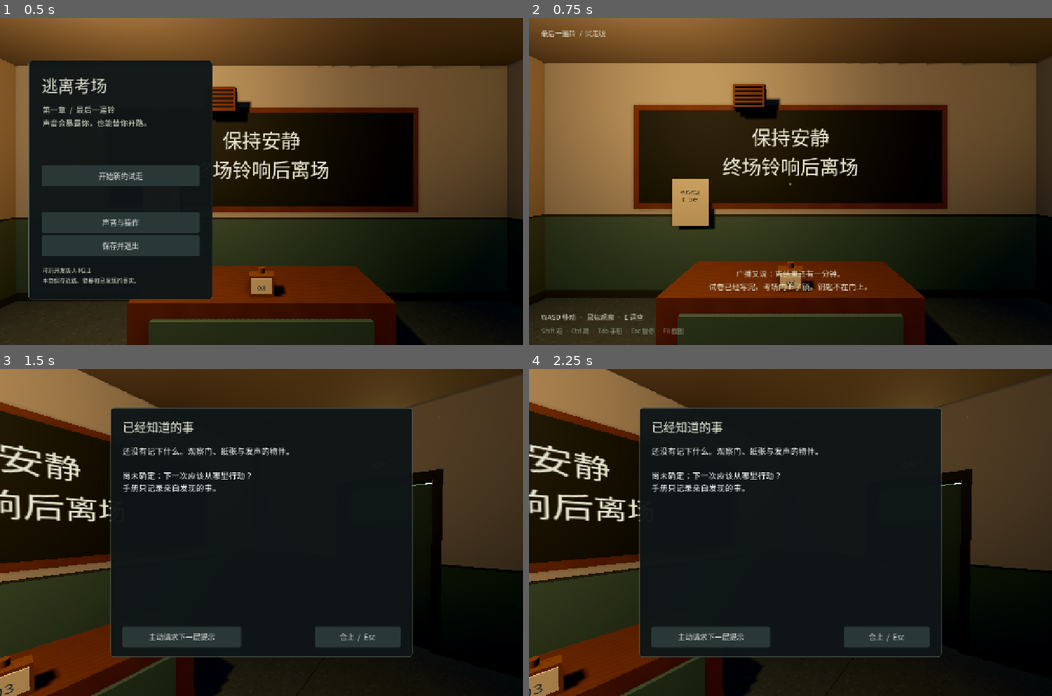
Above: before the commit, frames 1-4 (two rows, left to right).
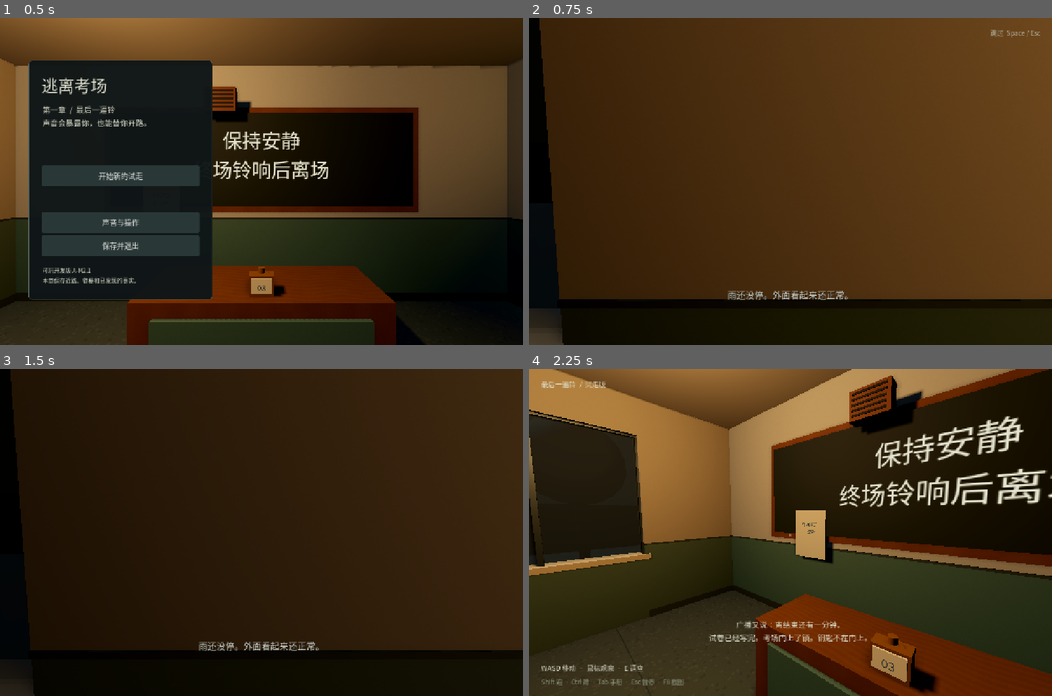
Above: after the commit, the same moments.

Repository: fangfangzhouhang/gta-style-unity-prototype
Game: Godot game, scene res://scenes/chapters/chapter_01.tscn
Two runs of this game, one before a commit and one after it. Both use one fixed random seed, a clock stepped at 60 frames per second and the inputs below. Sound files missing from this copy of the repository are replaced by a short silence.
Inputs (mouse positions are in pixels of both pictures, inside the frame that each line leads up to):
- Up to frame 1 (0.5 s): no input
- Up to frame 2 (0.75 s): click "开始新的试走" at 0.5 s
- Up to frame 3 (1.5 s): tap Enter at 1.25 s; move the mouse to (287, 532) at 1.27 s; hold W (forward) from 1.28 s (still down); hold Tab (journal) from 1.28 s (still down)
- Up to frame 4 (2.25 s): tap Space at 1.52, 1.82 s; click (816, 532) at 1.55 s; move the mouse to (685, 548) at 2.02 s; release W (forward) at 2.03 s; release Tab (journal) at 2.03 s; hold S (back) from 2.03 s (still down); click (685, 548) at 2.1 s

Frame 1 is identical in both runs. In frame 2, 72% of the frame differs, in the area x 0-100%, y 0-100%; in frame 3, 59%; in frame 4, 74%.

Commit message:
feat(godot): prologue skip skeleton 《还没响的铃》→ B0
Default-play P01–P09 cinematic with finalized plot VO subtitles;
any-time Skip fades into B0 classroom observation start. test_mode
skips cinematic for acceptance. No bell, Alert stays hidden.

Diff:
--- a/EscapeExamGodot/scenes/ui/hud.tscn
+++ b/EscapeExamGodot/scenes/ui/hud.tscn
@@ -432,3 +432,57 @@
 offset_bottom = 218
 theme = SubResource("r4")
 text = "保留并返回"
+
+[node name="PrologueLayer" type="Control" parent="."]
+visible = false
+anchors_preset = 15
+anchor_right = 1.0
+anchor_bottom = 1.0
+grow_horizontal = 2
+grow_vertical = 2
+mouse_filter = 2
+
+[node name="Fade" type="ColorRect" parent="PrologueLayer"]
+anchors_preset = 15
+anchor_right = 1.0
+anchor_bottom = 1.0
+grow_horizontal = 2
+grow_vertical = 2
+mouse_filter = 2
+color = Color(0, 0, 0, 0)
+
+[node name="VO" type="Label" parent="PrologueLayer"]
+anchors_preset = 12
+anchor_top = 1.0
+anchor_right = 1.0
+anchor_bottom = 1.0
+offset_left = 120.0
+offset_top = -140.0
+offset_right = -120.0
+offset_bottom = -48.0
+grow_horizontal = 2
+grow_vertical = 0
+theme = SubResource("r4")
+theme_override_colors/font_color = Color(0.9, 0.91, 0.86, 0.95)
+theme_override_colors/font_shadow_color = Color(0, 0, 0, 0.75)
+theme_override_constants/shadow_offset_x = 1
+theme_override_constants/shadow_offset_y = 1
+theme_override_font_sizes/font_size = 22
+text = ""
+horizontal_alignment = 1
+autowrap_mode = 2
+
+[node name="SkipHint" type="Label" parent="PrologueLayer"]
+anchors_preset = 1
+anchor_left = 1.0
+anchor_right = 1.0
+offset_left = -280.0
+offset_top = 24.0
+offset_right = -28.0
+offset_bottom = 56.0
+grow_horizontal = 0
+theme = SubResource("r4")
+theme_override_colors/font_color = Color(0.75, 0.78, 0.72, 0.85)
+theme_override_font_sizes/font_size = 16
+text = "跳过  Space / Esc"
+horizontal_alignment = 2
--- a/EscapeExamGodot/scripts/systems/game.gd
+++ b/EscapeExamGodot/scripts/systems/game.gd
@@ -22,6 +22,8 @@
 var view_fov := 78.0
 var sound_captions := true
 var test_mode := false
+var prologue = null
+var skip_prologue_once := false
 var events: Array[Dictionary] = []
 var previous_mode := "pause"
 var build_id := "A-M2.1"
@@ -76,7 +78,9 @@
 		capture()
 		get_viewport().set_input_as_handled()
 	elif event.is_action_pressed("pause_game"):
-		if mode == "game": set_mode("pause")
+		if mode == "prologue":
+			skip_prologue()
+		elif mode == "game": set_mode("pause")
 		elif mode == "pause": set_mode("game")
 		elif mode in ["journal", "reading", "settings"]:
 			if mode == "settings": save_settings()
@@ -95,7 +99,7 @@
 
 func set_mode(next: String) -> void:
 	mode = next
-	get_tree().paused = next != "game"
+	get_tree().paused = next not in ["game", "prologue"]
 	Input.mouse_mode = Input.MOUSE_MODE_CAPTURED if next == "game" and not test_mode else Input.MOUSE_MODE_VISIBLE
 	if is_instance_valid(ui): ui.show_mode(next)
 
@@ -123,10 +127,57 @@
 	world.reset_world()
 	if is_instance_valid(Ambience):
 		Ambience.reset_audio_state()
+	save_progress()
+	trace("new_run")
+	# Acceptance / bake: skip cinematic and enter B0 immediately.
+	if test_mode or skip_prologue_once:
+		skip_prologue_once = false
+		enter_b0(false)
+		return
+	_ensure_prologue()
+	set_mode("prologue")
+	if not prologue.finished.is_connected(_on_prologue_finished):
+		prologue.finished.connect(_on_prologue_finished, CONNECT_ONE_SHOT)
+	prologue.begin()
+
+func enter_b0(from_prologue := true) -> void:
+	## B0 开场观察窗：教室出生点可玩；不响铃、不重开 Alert。
+	if is_instance_valid(player):
+		player.teleport_to(get_spawn(), 0)
+		if is_instance_valid(player.camera):
+			player.camera.current = true
+			player.camera.fov = view_fov
+	apply_teacher_presence_from_progress()
+	# Ensure ExamTimer is idle (never ring on prologue exit).
+	if is_instance_valid(timer) and timer.has_method("reset_timer"):
+		timer.reset_timer()
 	set_mode("game")
-	ui.toast("广播又说：离结束还有一分钟。\n试卷已经写完。考场门上了锁。钥匙不在门上。", 7.0)
-	save_progress()
-	trace("new_run")
+	if is_instance_valid(ui):
+		ui.toast("广播又说：离结束还有一分钟。\n试卷已经写完。考场门上了锁。钥匙不在门上。", 7.0)
+	trace("enter_b0", {"from_prologue": from_prologue})
+
+func _ensure_prologue() -> void:
+	if is_instance_valid(prologue):
+		return
+	if is_instance_valid(world) and world.has_node("Prologue"):
+		prologue = world.get_node("Prologue")
+		return
+	var script := load("res://scripts/systems/prologue.gd")
+	prologue = Node3D.new()
+	prologue.name = "Prologue"
+	prologue.set_script(script)
+	if is_instance_valid(world):
+		world.add_child(prologue)
+	else:
+		add_child(prologue)
+
+func _on_prologue_finished(skipped: bool) -> void:
+	enter_b0(true)
+	trace("prologue_to_b0", {"skipped": skipped})
+
+func skip_prologue() -> void:
+	if mode == "prologue" and is_instance_valid(prologue) and prologue.has_method("request_skip"):
+		prologue.request_skip()
 
 func get_spawn() -> Vector3:
 	return world.get_node("Checkpoints/Print" if checkpoint == "print" else "Checkpoints/Classroom").global_position
--- /dev/null
+++ b/EscapeExamGodot/scripts/systems/prologue.gd
@@ -0,0 +1,153 @@
+extends Node3D
+## 《还没响的铃》前情骨架：默认播 P01–P09；任意 Skip → 淡出进 B0。
+## VO 原文见 docs/design/PROLOGUE_VO_FINAL_20261028.md（情节定稿 2026-10-28）。
+
+signal finished(skipped: bool)
+
+const FADE_SECONDS := 0.55
+const SHOTS: Array[Dictionary] = [
+	{"id": "P01", "duration": 3.5, "eye": Vector3(-9.05, 1.60, -2.75), "look": Vector3(-14.0, 1.15, -2.75), "fov": 58.0,
+		"vo": "雨还没停。外面看起来还正常。"},
+	{"id": "P02", "duration": 2.3, "eye": Vector3(-8.85, 1.58, -2.55), "look": Vector3(-9.55, 1.35, -2.2), "fov": 62.0,
+		"vo": "灯还亮着。广播还没开始催。"},
+	{"id": "P03", "duration": 3.0, "eye": Vector3(-5.4, 1.55, 0.55), "look": Vector3(-4.1, 1.75, -0.7), "fov": 52.0,
+		"vo": "校牌偏了一点。像有人刚碰过。"},
+	{"id": "P04", "duration": 2.3, "eye": Vector3(-8.15, 1.25, -2.55), "look": Vector3(-8.5, 0.85, -3.05), "fov": 44.0,
+		"vo": "规章边角多了一行手写。印刷体里不该有它。"},
+	{"id": "P05", "duration": 2.3, "eye": Vector3(-8.35, 1.45, -2.55), "look": Vector3(-8.5, 0.78, -3.0), "fov": 47.0,
+		"vo": "印章的印泥还没干。"},
+	{"id": "P06", "duration": 2.8, "eye": Vector3(-6.5, 1.62, -1.2), "look": Vector3(-6.5, 1.55, -6.5), "fov": 72.0,
+		"vo": "讲台那边站着人。他不坐。"},
+	{"id": "P07", "duration": 3.5, "eye": Vector3(-6.5, 1.72, -5.15), "look": Vector3(-6.5, 1.78, -6.35), "fov": 38.0,
+		"vo": "他在笑。笑意不到眼睛。"},
+	{"id": "P08", "duration": 3.0, "eye": Vector3(-6.15, 1.45, -5.55), "look": Vector3(-6.5, 0.95, -6.65), "fov": 52.0,
+		"vo": "铃还没响。时间已经不对了。"},
+	{"id": "P09", "duration": 2.0, "eye": Vector3(-5.15, 1.55, -0.55), "look": Vector3(-3.7, 1.35, 1.0), "fov": 70.0,
+		"vo": "先别动。看清楚再说。"},
+]
+
+var _cam: Camera3D
+var _index := -1
+var _playing := false
+var _finishing := false
+var _shot_left := 0.0
+var _pose_teacher := false
+
+func _ready() -> void:
+	process_mode = Node.PROCESS_MODE_ALWAYS
+	_cam = Camera3D.new()
+	_cam.name = "PrologueCamera"
+	_cam.current = false
+	add_child(_cam)
+	set_process(false)
+
+func is_playing() -> bool:
+	return _playing
+
+func begin() -> void:
+	if _playing:
+		return
+	_playing = true
+	_finishing = false
+	_index = -1
+	_pose_teacher_for_shots(true)
+	if is_instance_valid(Game.player) and is_instance_valid(Game.player.camera):
+		Game.player.camera.current = false
+	_cam.current = true
+	set_process(true)
+	_advance_shot()
+	if is_instance_valid(Game.ui) and Game.ui.has_method("show_prologue"):
+		Game.ui.show_prologue(true)
+		Game.ui.set_prologue_fade(0.0)
+		Game.ui.set_prologue_skip_hint(true)
+
+func request_skip() -> void:
+	if not _playing or _finishing:
+		return
+	_finish(true)
+
+func _process(delta: float) -> void:
+	if not _playing or _finishing:
+		return
+	_shot_left -= delta
+	if _shot_left <= 0.0:
+		_advance_shot()
+
+func _unhandled_input(event: InputEvent) -> void:
+	if not _playing or _finishing:
+		return
+	var skip := false
+	if event.is_action_pressed("pause_game"):
+		skip = true
+	elif event is InputEventKey and event.pressed and not event.echo:
+		if event.keycode in [KEY_SPACE, KEY_ENTER, KEY_KP_ENTER, KEY_ESCAPE]:
+			skip = true
+	elif event is InputEventMouseButton and event.pressed and event.button_index == MOUSE_BUTTON_LEFT:
+		skip = true
+	if skip:
+		request_skip()
+		get_viewport().set_input_as_handled()
+
+func _advance_shot() -> void:
+	_index += 1
+	if _index >= SHOTS.size():
+		_finish(false)
+		return
+	var shot: Dictionary = SHOTS[_index]
+	_shot_left = float(shot.duration)
+	_cam.fov = float(shot.fov)
+	_cam.global_position = shot.eye as Vector3
+	_cam.look_at(shot.look as Vector3, Vector3.UP)
+	if is_instance_valid(Game.ui) and Game.ui.has_method("set_prologue_vo"):
+		Game.ui.set_prologue_vo(str(shot.vo))
+	Game.trace("prologue_shot", {"id": str(shot.id), "vo": str(shot.vo)})
+
+func _finish(skipped: bool) -> void:
+	if _finishing:
+		return
+	_finishing = true
+	set_process(false)
+	if is_instance_valid(Game.ui) and Game.ui.has_method("set_prologue_skip_hint"):
+		Game.ui.set_prologue_skip_hint(false)
+	# Fade out — never ring the bell; Alert stays hidden.
+	if is_instance_valid(Game.ui) and Game.ui.has_method("fade_prologue"):
+		await Game.ui.fade_prologue(FADE_SECONDS, true)
+	_teardown_camera()
+	_pose_teacher_for_shots(false)
+	_playing = false
+	_finishing = false
+	if is_instance_valid(Game.ui) and Game.ui.has_method("show_prologue"):
+		Game.ui.show_prologue(false)
+		Game.ui.set_prologue_fade(0.0)
+	Game.trace("prologue_finished", {"skipped": skipped})
+	finished.emit(skipped)
+
+func _teardown_camera() -> void:
+	_cam.current = false
+	if is_instance_valid(Game.player) and is_instance_valid(Game.player.camera):
+		Game.player.camera.current = true
+		Game.player.camera.fov = Game.view_fov
+
+func _pose_teacher_for_shots(active: bool) -> void:
+	## Visual-only pose for P06–P07; frozen, no summon, Alert stays forced-off.
+	if not is_instance_valid(Game.teacher):
+		return
+	var teacher = Game.teacher
+	if active:
+		_pose_teacher = true
+		teacher.visible = true
+		teacher.frozen = true
+		teacher.collision_layer = 0
+		teacher.collision_mask = 0
+		teacher.velocity = Vector3.ZERO
+		teacher.global_position = Vector3(-6.5, 0.04, -6.45)
+		teacher.rotation = Vector3(0, PI, 0)  # face +Z toward P07 cam
+		teacher.state = "patrol"
+		teacher.suspicion = 0.0
+		if teacher.has_method("_update_alert_ui"):
+			teacher._update_alert_ui()
+	elif _pose_teacher:
+		_pose_teacher = false
+		# Restore Phase0 inactive presence from progress (new run: not summoned).
+		if Game.has_method("apply_teacher_presence_from_progress"):
+			Game.apply_teacher_presence_from_progress()
--- a/EscapeExamGodot/scripts/ui/hud.gd
+++ b/EscapeExamGodot/scripts/ui/hud.gd
@@ -41,6 +41,8 @@
 	$Inventory.visible = mode == "game"
 	$Help.visible = mode == "game"
 	$Chapter.visible = mode == "game"
+	if has_node("PrologueLayer"):
+		$PrologueLayer.visible = mode == "prologue"
 	match mode:
 		"title", "pause":
 			$Menu.show()
@@ -107,3 +109,39 @@
 	hint_level = mini(hint_level + 1, 3)
 	var hints := ["", "先看哪里能绕行。老师不是一直朝着同一个方向。", "如果发声的位置与你不同，你可以从另一个出口离开。", "把计时器留在考场并上弦，经印务室绕到东廊；卷栅可分三次摇开，随时撤退。"]
 	$Reading/Box/Body.text += "\n\n主动提示 %d / 3：%s" % [hint_level, hints[hint_level]]
+
+func show_prologue(active: bool) -> void:
+	if not has_node("PrologueLayer"):
+		return
+	$PrologueLayer.visible = active
+	if not active:
+		set_prologue_vo("")
+		set_prologue_skip_hint(false)
+
+func set_prologue_vo(text_vo: String) -> void:
+	if not has_node("PrologueLayer/VO"):
+		return
+	$PrologueLayer/VO.text = text_vo
+
+func set_prologue_skip_hint(visible_hint: bool) -> void:
+	if not has_node("PrologueLayer/SkipHint"):
+		return
+	$PrologueLayer/SkipHint.visible = visible_hint
+
+func set_prologue_fade(alpha: float) -> void:
+	if not has_node("PrologueLayer/Fade"):
+		return
+	var c: Color = $PrologueLayer/Fade.color
+	c.a = clampf(alpha, 0.0, 1.0)
+	$PrologueLayer/Fade.color = c
+
+func fade_prologue(seconds: float, to_black: bool) -> void:
+	if not has_node("PrologueLayer/Fade"):
+		await get_tree().create_timer(seconds, true).timeout
+		return
+	var fade: ColorRect = $PrologueLayer/Fade
+	var tw := create_tween()
+	tw.set_pause_mode(Tween.TWEEN_PAUSE_PROCESS)
+	var target := 1.0 if to_black else 0.0
+	tw.tween_property(fade, "color:a", target, maxf(0.05, seconds))
+	await tw.finished
--- a/EscapeExamGodot/tests/acceptance.gd
+++ b/EscapeExamGodot/tests/acceptance.gd
@@ -345,6 +345,49 @@
 	await frames(70)
 	player.scripted_move = Vector2.ZERO
 	check(game.mode == "ending" and not wedge.owned, "No-wedge exit: raise shutter and leave without picking up DoorWedge")
+	# --- Prologue skip skeleton (还没响的铃) ---
+	var prologue_node = level.get_node_or_null("Prologue")
+	if prologue_node == null:
+		game._ensure_prologue()
+		prologue_node = game.prologue
+	check(prologue_node != null, "Prologue node available for cinematic skeleton")
+	var vo_ok := true
+	for shot in prologue_node.SHOTS:
+		if str(shot.get("vo", "")).strip_edges().is_empty() or str(shot.vo).begins_with("[VO]"):
+			vo_ok = false
+			break
+	check(vo_ok and prologue_node.SHOTS.size() == 9, "Prologue P01–P09 carry finalized VO (not empty/[VO])")
+	check(str(prologue_node.SHOTS[0].vo).begins_with("雨还没停"), "P01 VO matches plot final")
+	check(str(prologue_node.SHOTS[6].vo).contains("笑意不到眼睛"), "P07 VO matches plot final (uncanny smile)")
+	# Force a non-test-mode-style prologue then skip → B0
+	game.playing = true
+	game.progress = game._default_progress()
+	game.checkpoint = "classroom"
+	game._summon_remaining = -1.0
+	game._ensure_prologue()
+	if game.prologue.finished.is_connected(game._on_prologue_finished):
+		pass
+	else:
+		game.prologue.finished.connect(game._on_prologue_finished, CONNECT_ONE_SHOT)
+	game.set_mode("prologue")
+	game.prologue.begin()
+	await frames(3)
+	check(game.mode == "prologue" and game.prologue.is_playing(), "Prologue begins in prologue mode")
+	var alert_hidden := true
+	if teacher.has_node("AlertIcon"):
+		alert_hidden = teacher.get_node("AlertIcon").visible == false
+	check(alert_hidden, "Alert UI stays hidden during prologue")
+	check(game.timer.state == "idle", "Prologue never rings exam timer")
+	game.skip_prologue()
+	await frames(45)
+	check(game.mode == "game" and not game.prologue.is_playing(), "Skip fades into B0 gameplay mode")
+	check(player.global_position.distance_to(game.get_spawn()) < 0.35, "B0 places player at classroom observation spawn")
+	check(teacher.frozen and not game.progress.teacher_summoned, "B0 keeps Phase0 teacher inactive (no summon from prologue)")
+	check(game.timer.state == "idle", "Entering B0 does not trigger bell")
+	if teacher.has_node("AlertIcon"):
+		check(teacher.get_node("AlertIcon").visible == false, "Alert UI stays hidden after prologue→B0")
+	else:
+		check(true, "Alert UI stays hidden after prologue→B0")
 	print("RESULT passed=",passed," failed=",failed)
 	lines.append("Fixture-based engine tests; not OS input or human play. passed=%d failed=%d" % [passed,failed])
 	var report := FileAccess.open("res://evidence/logs/acceptance.txt",FileAccess.WRITE)
Not shown, added: EscapeExamGodot/scripts/systems/prologue.gd.uid
